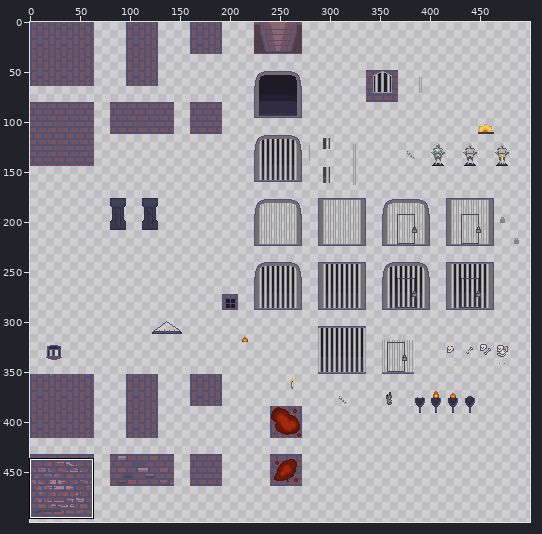
Sprite sheet -- Assets/Art/Tilemaps/dungeon/dungeonTileset.png. The first picture is a wide view before the edit; the outline marks the close-up.
Close-up. The starting point:
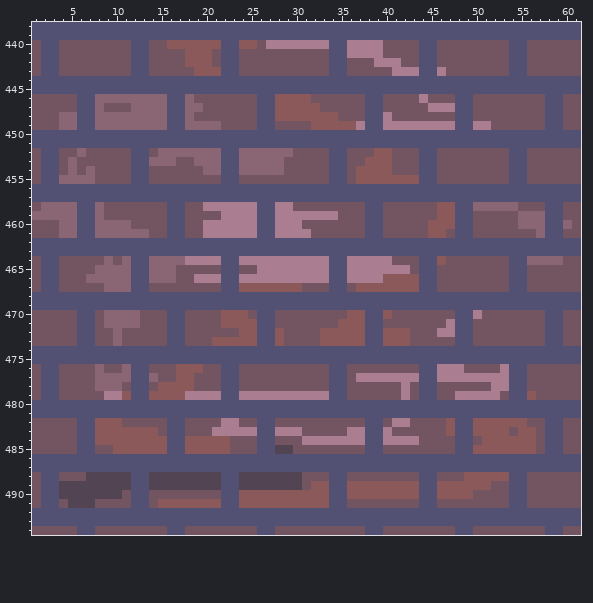
The file is 500x500 pixels. Colours within 5 levels of each other are drawn and written as one. Shown: x 1..61, y 438..494. The commit also changed other parts of the picture, which this record leaves out.
The same view after the edit:
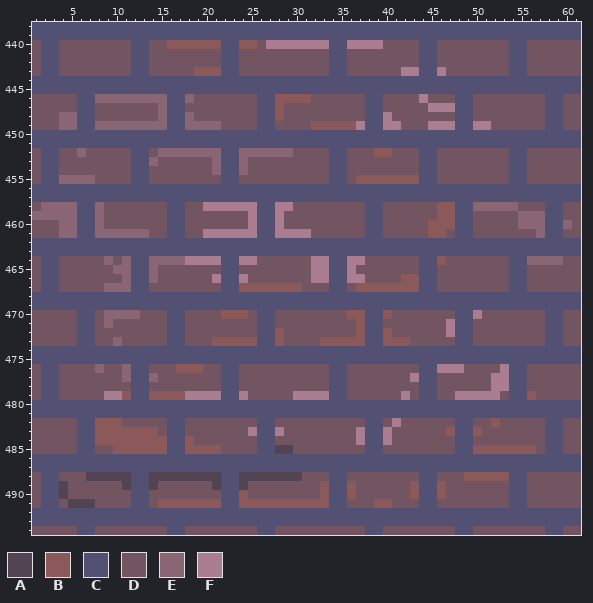
Palette (. is transparent): A #524452  B #8b595a  C #525073  D #735562  E #8a6675  F #aa7e90
Difference:
@@ x 16..43 @@
 440 BBBBBBCCBBDFFFFFFFCCFFFFDDDD
-441 DDBBBDCCDDDDDDDDDDCCFFFFDDDD
-442 DDBBBDCCDDDDDDDDDDCCDDDFFFDD
-443 DDDBBBCCDDDDDDDDDDCCDDDDDFFF
+441 DDDDDDCCDDDDDDDDDDCCDDDDDDDD
+442 DDDDDDCCDDDDDDDDDDCCDDDDDDDD
+443 DDDBBBCCDDDDDDDDDDCCDDDDDDFF
 444 CCCCCCCCCCCCCCCCCCCCCCCCCCCC
@@ x 6..46 @@
 446 CCEEEEEEEECCEDDDDDDDCCBBBBDDDDDDCCDDDDFDD
-447 CCEDDDEEEECCEEDDDDDDCCBBBBBDDDDDCCDDDDDFF
-448 CCEEEEEEEECCEDDDDDDDCCBBBBBBBDDDCCFDDDDDD
-449 CCEEEEEEEECCEEEEDDDDCCDDDDBBBBBFCCFFFFFFF
+447 CCDDDDDDDECCDDDDDDDDCCBDDDDDDDDDCCDDDDDFF
+448 CCDDDDDDDECCEDDDDDDDCCBDDDDDDDDDCCFDDDDDD
+449 CCEEEEEEEECCEEEEDDDDCCDDDDBBBBBFCCFFDDDFF
 450 CCCCCCCCCCCCCCCCCCCCCCCCCCCCCCCCCCCCCCCCC
@@ x 3..42 @@
 452 CDDEDDDDDCCDEEEEEEECCEEEEEEDDDDCCDDDBBDD
-453 CDEDDDDDDCCEEEDDEEECCEEEEEDDDDDCCDDBBBDD
-454 CDEDEDDDDCCDDDDDDEECCEEEEEDDDDDCCDBBBBDD
+453 CDDDDDDDDCCEDDDDDDECCEDDDDDDDDDCCDDDDDDD
+454 CDDDDDDDDCCDDDDDDDECCEDDDDDDDDDCCDDDDDDD
 455 CEEEEDDDDCCDDDDDDDDCCDDDDDDDDDDCCDBBBBBB
@@ x 7..36 @@
 458 CEDDDDDDDCCDDFFFFFFCCFFDDDDDDD
-459 CEDDDDDDDCCDDDDFFFFCCFFFFFFFDD
-460 CEEEEDDDDCCDDFFFFFFCCFFFDDDDDD
+459 CEDDDDDDDCCDDDDDDDFCCFDDDDDDDD
+460 CEDDDDDDDCCDDDDDDDFCCFDDDDDDDD
 461 CEEEEEEDDCCDDFFFFFFCCFFFFDDDDD
@@ x 5..44 @@
 463 CCCCCCCCCCCCCCCCCCCCCCCCCCCCCCCCCCCCCCCC
-464 DDDDEDECCEEEEFFFFCCFFFFFFFFFFCCFFFFFDDDC
-465 DDDEEEECCEEEDDDDDCCDDFFFFFFFFCCFFFFFFFDC
-466 DDEEEEECCEEEDDFFFCCFFFFFFFFFFCCFFFFBBBBC
+464 DDDDEDECCEEEEFFFFCCFFDDDDDDFFCCFFDDDDDDC
+465 DDDDDEECCEDDDDDDDCCDDDDDDDDFFCCFDDDDDDDC
+466 DDDDDDECCEDDDDDDFCCFDDDDDDDFFCCFFDDDDBBC
 467 DDDDEEECCDDDDDDDDCCBBBBBBBDDDCCDBBBBBBBC
@@ x 8..48 @@
 470 DEEEEDDDCCDDDDBBBDCCDDDDDDDDBBCCBDDDDDDDC
-471 DEEEEDDDCCDDDDBBBBCCDDDDDDDBBBCCDDDDDDDFC
-472 DDEDDDDDCCDDDDDDBBCCBDDDDBBBBBCCBBBDDDFFC
+471 DEDDDDDDCCDDDDDDDDCCDDDDDDDDDBCCDDDDDDDFC
+472 DDDDDDDDCCDDDDDDDDCCBDDDDDDDDBCCBDDDDDDFC
 473 DDEDDDDDCCDDDBBBBBCCBDDDDBBBBBCCBBBDDDDDC
@@ x 1..61 @@
 476 DCCDDDDEDDECCDDDBBBDDCCDDDDDDDDDDCCDDDDDDDDCCFFFDDDDFCCDDDDDD
-477 DCCDDDDEEEECCEDDBBDDDCCDDDDDDDDDDCCDFFFFFFFCCFFFFFFFFCCDDDDDD
-478 DCCDDDDEEEDCCDBBBBDDDCCDDDDDDDDDDCCDDDDDDFDCCDDDDDDFFCCDDDDDD
-479 DCCDDDDDFFBCCBBBBFFFFCCFFFFFFFFFFCCDDDDDDFDCCDDFFFFFDCCBDDDDD
+477 DCCDDDDDDDECCEDDDDDDDCCDDDDDDDDDDCCDDDDDDDFCCDDDDDDFFCCDDDDDD
+478 DCCDDDDDDDDCCDDDDDDDDCCDDDDDDDDDDCCDDDDDDDDCCDDDDDDFFCCDDDDDD
+479 DCCDDDDDFFBCCBBBBFFFFCCFDDDDDFFFFCCDDDDDDFDCCDDFFFFFDCCBDDDDD
 480 CCCCCCCCCCCCCCCCCCCCCCCCCCCCCCCCCCCCCCCCCCCCCCCCCCCCCCCCCCCCC
 481 CCCCCCCCCCCCCCCCCCCCCCCCCCCCCCCCCCCCCCCCCCCCCCCCCCCCCCCCCCCCC
-482 DDDDDCCBBBDDDDDCCDDDDFFDDCCDDDDDDDDDDCCDFFDDDDBCCBBBBBBDDCCDD
-483 DDDDDCCBBBBBBBDCCDDDFFFFFCCFFFDDDDDFFCCFDDDDDDBCCBBBBDBBDCCDD
-484 DDDDDCCBBBBBBBBCCBBBBBDDDCCDDDFFFFFFFCCFFFFDDDDCCDBBBBBBDCCDD
-485 DDDDDCCDDBBBBBBCCBBBBBDDDCCAADDDDDDDDCCDDDDDDDDCCBBBBBBBDCCDD
+482 DDDDDCCBBBDDDDDCCDDDDDDDDCCDDDDDDDDDDCCDFDDDDDDCCDDBDDDDDCCDD
+483 DDDDDCCBBBBBBBDCCDDDDDDDFCCFDDDDDDDDFCCFDDDDDDBCCBDDDDDDDCCDD
+484 DDDDDCCBBBBBBBBCCBDDDDDDDCCDDDDDDDDDFCCFDDDDDDDCCDDDDDDDDCCDD
+485 DDDDDCCDDBBBBBBCCBBBBDDDDCCAADDDDDDDDCCDDDDDDDDCCBBBBBBBDCCDD
 486 CCCCCCCCCCCCCCCCCCCCCCCCCCCCCCCCCCCCCCCCCCCCCCCCCCCCCCCCCCCCC
@@ x 1..61 @@
 488 DCCDDDAAAAACCAAAAAAAACCAAAAAAADDDCCDDDDDDDDCCDDDBBBBBCCDDDDDD
-489 DCCAAAAAAAACCAAAAAAAACCAAAAAAADBBCCBBBBBBBBCCBBBBBBDDCCDDDDDD
-490 DCCAAAAAAADCCDDDDDDDDCCBBBBBBBBBBCCBBBBBBBBCCBBBBDDDDCCDDDDDD
-491 DCCDAAADDDDCCDBBBBBBBCCBBBBBBBBBBCCDDDDDDDDCCDDDDDDDDCCDDDDDD
+489 DCCADDDDDDACCADDDDDDACCADDDDDDDDBCCBDDDDDDBCCBDDDDDDDCCDDDDDD
+490 DCCADDDDDDDCCDDDDDDDDCCBDDDDDDDDBCCBDDDDDDBCCBDDDDDDDCCDDDDDD
+491 DCCDAAADDDDCCDBBBBBBBCCBBBBBBBBBBCCDDDBBDDDCCDDDDDDDDCCDDDDDD
 492 CCCCCCCCCCCCCCCCCCCCCCCCCCCCCCCCCCCCCCCCCCCCCCCCCCCCCCCCCCCCC
